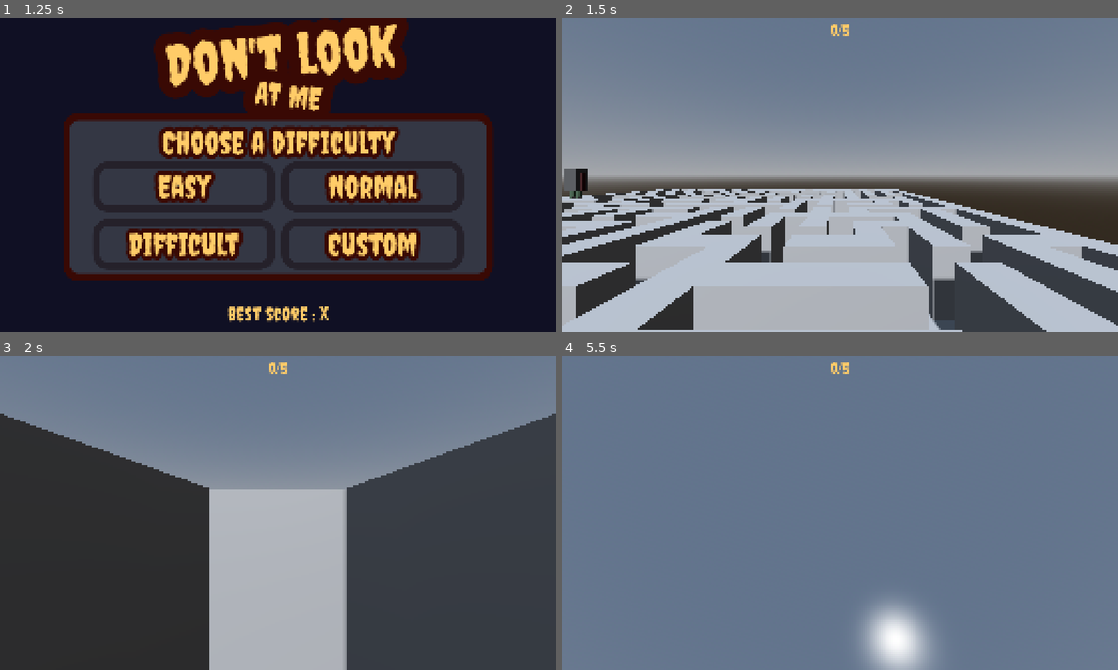
Above: before the commit, frames 1-4 (two rows, left to right).
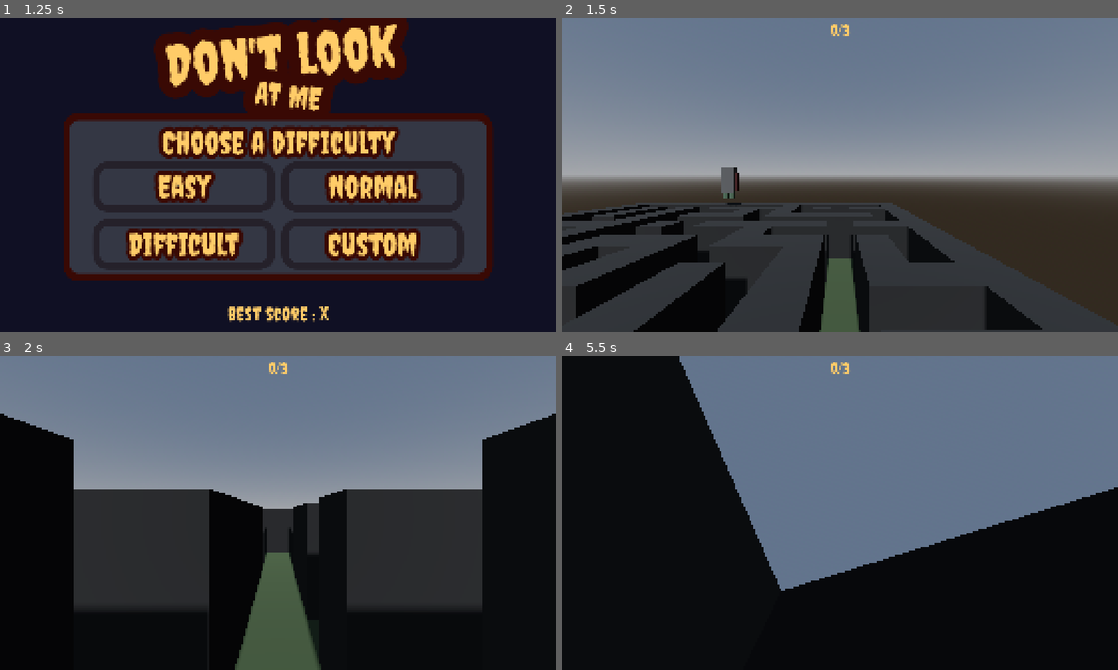
Above: after the commit, the same moments.

Repository: frenchcast1234/dont-look
Game: Godot game, scene res://src/menu/menu.tscn
Two runs of this game, one before a commit and one after it. Both use one fixed random seed, a clock stepped at 60 frames per second and the inputs below.
Inputs (mouse positions are in pixels of both pictures, inside the frame that each line leads up to):
- Up to frame 1 (1.25 s): click "Play" at 0.5 s
- Up to frame 2 (1.5 s): click "Difficult" at 1.25 s
- Up to frame 3 (2 s): no input
- Up to frame 4 (5.5 s): tap Enter at 2, 5 s; move the mouse to (867, 513) at 2.02 s; hold W (forward) from 2.03 s (still down); tap Space (jump) at 2.1, 2.27, 2.57, 2.75, 2.85, 3.02, 3.32, 3.6, 4.35, 4.52, 4.82, 5.1, 5.27 s; move the mouse to (812, 513) at 2.77 s; move the mouse to (851, 506) at 3.52 s; move the mouse to (834, 519) at 4.27 s; move the mouse to (878, 516) at 5.02 s

Frame 1 is identical in both runs. In frame 2, 38% of the frame differs, in the area x 0-100%, y 1-100%; in frame 3, 48%; in frame 4, 58%, in the area x 0-100%, y 0-100%.

Commit message:
Changement de la couleur des murs et du sol. équilibrage

Diff:
--- a/src/game/game.gd
+++ b/src/game/game.gd
@@ -1,10 +1,10 @@
 extends Node3D
 
-var grid_size: int = 15
+var grid_size: int = 8
 @export var wall_scene: PackedScene
 @export var object_scene: PackedScene
 var collected: int = 0
-var to_collect: int = 5
+var to_collect: int = 3
 var rounds: int = 1
 
 func generate_grid(size: int, is_complex: bool, objects: int) -> Array:
@@ -163,4 +163,5 @@
 			collected = 0
 			get_tree().paused = false
 			Input.set_mouse_mode(Input.MOUSE_MODE_CAPTURED)
+			$CanvasLayer/Collected.text = "%d/%d" % [collected, to_collect]
 			create()
--- a/src/game/game.tscn
+++ b/src/game/game.tscn
@@ -17,6 +17,9 @@
 [sub_resource type="Environment" id="Environment_2wf1j"]
 background_mode = 2
 sky = SubResource("Sky_xxpmf")
+
+[sub_resource type="StandardMaterial3D" id="StandardMaterial3D_d7sdb"]
+albedo_color = Color(0.1882353, 0.24313726, 0.13725491, 1)
 
 [sub_resource type="BoxShape3D" id="BoxShape3D_2wf1j"]
 size = Vector3(31, 1, 31)
@@ -77,6 +80,7 @@
 
 [node name="CSGBox3D" type="CSGBox3D" parent="Ground" unique_id=1619211704]
 size = Vector3(31, 1, 31)
+material = SubResource("StandardMaterial3D_d7sdb")
 
 [node name="CollisionShape3D" type="CollisionShape3D" parent="Ground" unique_id=492991978]
 shape = SubResource("BoxShape3D_2wf1j")
--- a/src/game/player.gd
+++ b/src/game/player.gd
@@ -2,7 +2,7 @@
 
 @export var speed: float = 280
 @export var mouse_sensitivity: float = 0.005
-@export var jump_velocity: float = 480
+@export var jump_velocity: float = 280
 @export var gravity: float = 9.8
 
 var head: Node3D
--- a/src/game/wall.tscn
+++ b/src/game/wall.tscn
@@ -1,4 +1,7 @@
 [gd_scene format=3 uid="uid://cdcx266qq3g4k"]
+
+[sub_resource type="StandardMaterial3D" id="StandardMaterial3D_d7sdb"]
+albedo_color = Color(0.105882354, 0.105882354, 0.105882354, 1)
 
 [sub_resource type="BoxShape3D" id="BoxShape3D_2wf1j"]
 size = Vector3(1, 2, 1)
@@ -8,6 +11,7 @@
 
 [node name="CSGBox3D" type="CSGBox3D" parent="." unique_id=357478703]
 size = Vector3(1, 2, 1)
+material = SubResource("StandardMaterial3D_d7sdb")
 
 [node name="CollisionShape3D" type="CollisionShape3D" parent="." unique_id=1744549886]
 shape = SubResource("BoxShape3D_2wf1j")
